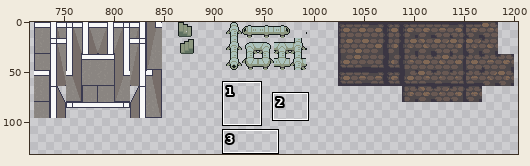
Two states of a pixel-art file, Assets/Inviroment/Keller/keller_tiles.aseprite. Above, an overview of the earlier version with the close-up marked.
Close-up. As it was:
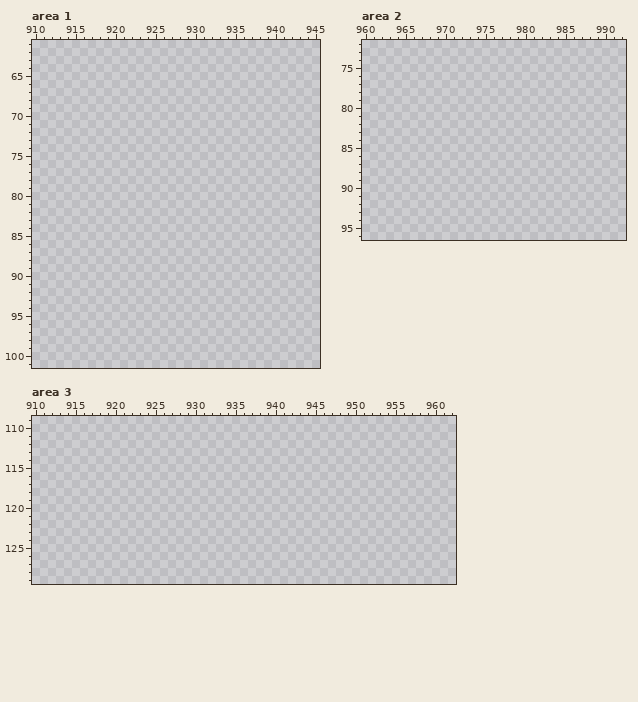
1216x256 pixels, 1 frame. Colours within 5 levels of each other are drawn and written as one. Shown: area 1: x 910..945, y 61..101; area 2: x 960..992, y 72..96; area 3: x 910..962, y 109..129. The wide view leaves out empty margins.
Palette (. is transparent): 
New version:
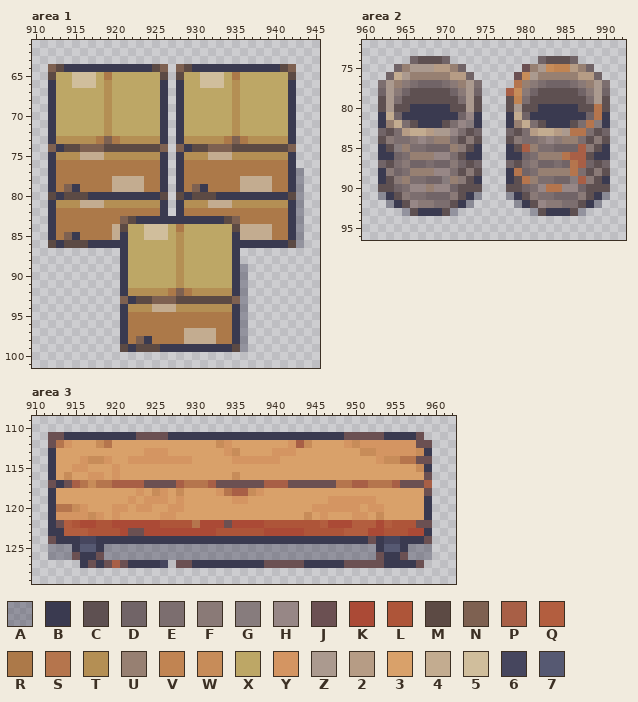
Colours new in this view: A #3a3a5064  B #3a3a50  C #5e5051  D #716467  E #7c6e6f  F #8a7a77  G #877c7d  H #978786  J #6b5052  K #ab4a36  L #ae5539  M #5c4a44  N #7e6151  P #a85f46  Q #b35e3f  R #ac7949  S #b5754d  T #b48f54  U #978072  V #c18452  W #c78c59  X #bda766  Y #d49562  Z #ab9a8f  2 #b69c85  3 #d9a16a  4 #c3ac90  5 #d0be9c  6 #46465e  7 #565972
From old to new:
Changed rows in their new state; - is an unchanged pixel.
Area 1:
first column x 912:
 64 NMBBBBBBBBBBBMN-NMBBBBBBBBBBBMN-
 65 MXX555XRXXXXXXM-MXX555XRXXXXXXM-
 66 BXX555XTXXXXXXB-BXX555XTXXXXXXB-
 67 BXXXXXXTXXXXXXB-BXXXXXXTXXXXXXB-
 68 BXXXXXXTXXXXXXB-BXXXXXXTXXXXXXB-
 69 BXXXXXXTXXXXXXB-BXXXXXXTXXXXXXB-
 70 BXXXXXXTXXXXXXB-BXXXXXXTXXXXXXB-
 71 BXXXXXXTXXXXXXB-BXXXXXXTXXXXXXB-
 72 BXXXXXXTXXXXXXB-BXXXXXXTXXXXXXB-
 73 BTTTTTRNRTTTTTB-BTTTTTRNRTTTTTB-
 74 NBMMNNNMMMMMMMN-NBMMNNNMMMMMMMN-
 75 BTTT444TTTTTTTB-BTTT444TTTTTTTB-
 76 BRRRRRRRRRRRRRB-BRRRRRRRRRRRRRB-
 77 BRRRRRRRRRRRRRB-BRRRRRRRRRRRRRBA
 78 BRRRRRRR4444RRB-BRRRRRRR4444RRBA
 79 BRNBRRRR4444RRB-BRNBRRRR4444RRBA
 80 MBMMMBBBBBBBBBM-MBMMMBBBBBBBBBMA
 81 BTTT444TTTTTTTB-BTTT444TTTTTTTBA
 82 BRRRRRRRRRRRRRB-BRRRRRRRRRRRRRBA
 83 BRRRRRRRRNMBBBBBBBBBBBMNRRRRRRBA
 84 BRRRRRRR4MXX555XRXXXXXXM4444RRBA
 85 BRNBRRRR4BXX555XTXXXXXXB4444RRBA
 86 MBMMMBBBBBXXXXXXTXXXXXXBBBBBBBMA
 87 ---------BXXXXXXTXXXXXXB--------
 88 ---------BXXXXXXTXXXXXXB--------
 89 ---------BXXXXXXTXXXXXXBA-------
 90 ---------BXXXXXXTXXXXXXBA-------
 91 ---------BXXXXXXTXXXXXXBA-------
 92 ---------BTTTTTRNRTTTTTBA-------
 93 ---------NBMMNNNMMMMMMMNA-------
 94 ---------BTTT444TTTTTTTBA-------
 95 ---------BRRRRRRRRRRRRRBA-------
 96 ---------BRRRRRRRRRRRRRBA-------
 97 ---------BRRRRRRR4444RRBA-------
 98 ---------BRNBRRRR4444RRBA-------
 99 ---------MBMMMBBBBBBBBBMA-------
Area 2:
first column x 962:
74 ----DCCCD-----------DCCCD----
75 --DUZZZ22UD-------JUZWVV2UD--
76 -D4ZUUUUU22D-----JWZUUUUU22D-
77 EZUFEDDDEFUZE----SUFEDDDEFUZE
78 DZFDCCCCCDFZD---PWFDCCCCCDFZD
79 CZECCCCCCCEZC---CVECCCCCCCEZC
80 CZCCBBBBBCCZC---CZCCBBBBBCCSC
81 B4DBBBBBBBDHB---B4DBBBBBBBDSB
82 BU4ECBBBCEHGB---BU4ECBBBCESGB
83 DCE2442ZZHECD---DCE2442ZSSECD
84 CFEEFHFUUECFC---CFEEFHFUUECFC
85 BCGUEEDDDUFCB---BCPUEEDDDPFCB
86 BBDEUUUHHECBB---BBDEUUUSPPCBB
87 DCEFDDEDDFDCD---DCEFDDEDSPDCD
88 BFDEUUUHHECFC---BSDEUUUUSECFC
89 BCFUEEDDGUFCB---BCSUEEDDGPFCB
90 CCDEHHUHHDCCC---CCDEHSSHHDCCC
91 ABCFEEDDDFCBA---ABCFEEDDDFCBA
92 -ABCHFFEECBA-----ABCHFFEECBA-
93 ---ACBBBCA---------ACBBBCA---
Area 3:
first column x 912:
111 JJBBBBBBBBBJJJJBBBBBBBBBBBBBBBBBBBBBBJJJJJBBBBJ-
112 JSY333WS3333333333333WY3333333YPW3333YWYYYYYYYJJ
113 B33333333333YYY3333333YW3333YYY33333333WWYYYYYWB
114 B333YWWY33YYYYYYYY33333YYYYYY333333333333YWWSSJJ
115 B33YY333Y3333333333333333333333333333333333333WB
116 B3W33YY3Y33333333333333W33333333333333333333333J
117 JBJPSWSSPPPPJJJJPSSSPJJJJJJPPPJJJJJJSSPPSSSPJJJP
118 B3333333333Y3WY3W3333YSPPWY33333333333333333333J
119 B333333333Y3YYY3Y333333YY3333333333YYYYYY333333B
120 BSSWY333YY3YY33YY3333333333333333YYYYYY3YY33333B
121 BYYYYWY3Y33333YY3333333333333333W3Y333YY3W33333B
122 BJQLKKLLKKKKKKLLLLSKKKJKKKKLLLLLLLQKKKQQQKQLLLJJ
123 BBQQQLLLLKJJKKKKKKKKKLLLLLLKKKKKLLLLLQQQKKLLLKKB
124 JBBB66BBBBBBBBBBBBBBBBBBBBBBBBBBBBBBBBBBJB66BBBJ
125 AAAB77BAAAAAAAAAAAAAAAAAAAAAAAAAAAAAAAAAAB77BAAA
126 AAAJBBJAAAAAAAAAAAAAAAAAAAAAAAAAAAAAAAAAAJBBJAAA
127 ----BJBJPJBBBB6-JJBBBBBBBBBJJJJJBBBBBJJJJJBBBBJ-
Pixel boxes of the changes (left, top, right, bottom) in both close-ups:
added: (48, 64, 304, 352)
added: (378, 56, 482, 216)
added: (506, 56, 610, 216)
added: (48, 432, 432, 568)
